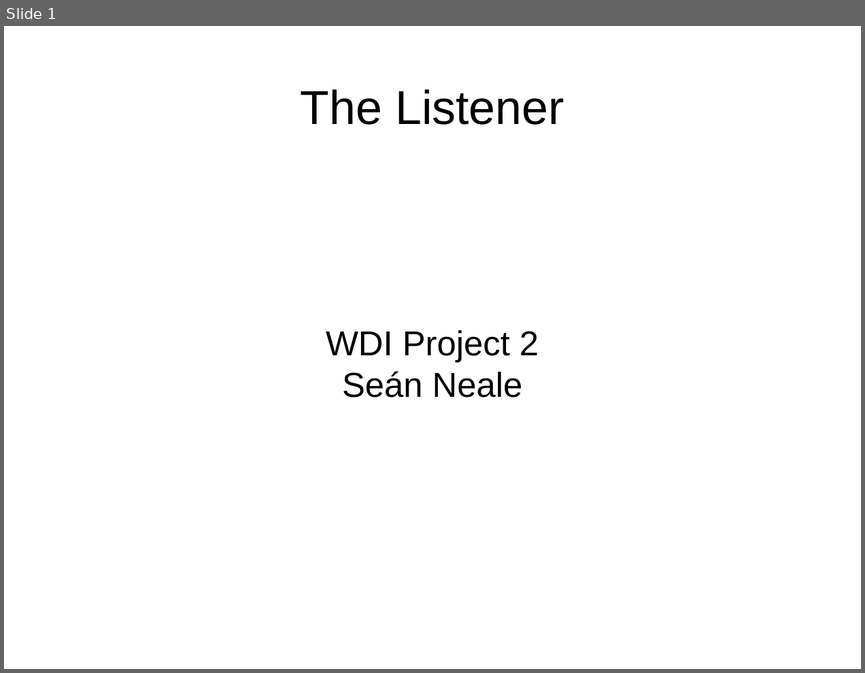
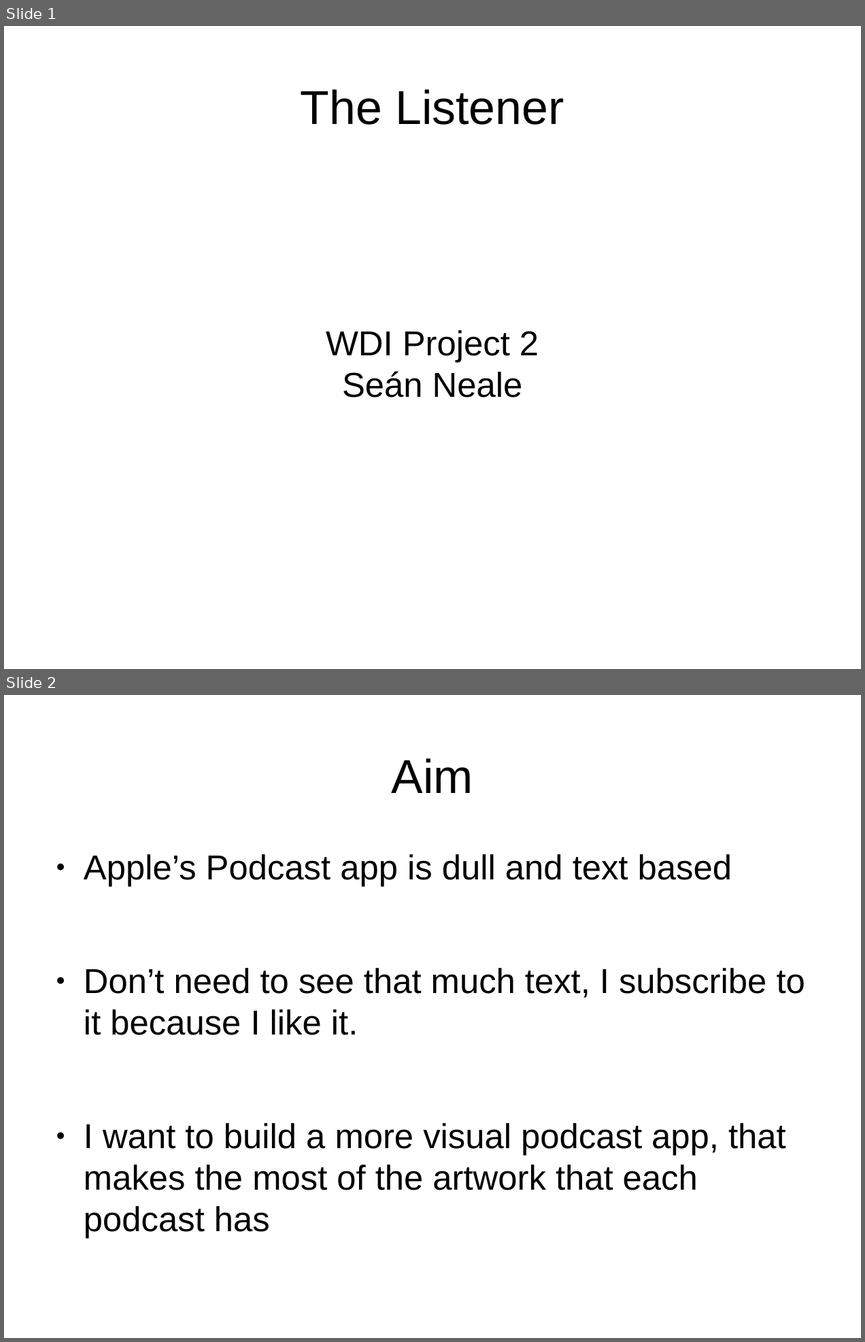
Before and after one commit to seanneale/project2-listener, a slide deck: Project 2 Presentation.odp. Shown one above the other, each under a label of ours: slide 1 before the commit, slides 1 and 2 after it. The pictures are 865x673 and 865x1342 pixels, drawn with LibreOffice and Linux fonts; fonts in the diff are those of the drawing. Boxes give left, top, right and bottom in pixels: in the first picture for what was removed or moved away, otherwise in the second. Text is boxed around its words. In the diff, an @@ line names an element or a change of style, - is before the commit and + after.

```diff
--- a/Project 2 Presentation.odp
+++ b/Project 2 Presentation.odp
@@ slide 2 added at bbox=[4, 695, 861, 1338], background #FFFFFF @@
@@ title added at bbox=[392, 758, 473, 793], 44 pt, text #000000 @@
+Aim
@@ text added at bbox=[84, 854, 805, 1232], 32 pt, text #000000 @@
+● Apple’s Podcast app is dull and text based
+● Don’t need to see that much text, I subscribe to it because I like it.
+● I want to build a more visual podcast app, that makes the most of the artwork that each podcast has
```
Also in this commit, not shown: 11 other slides added, 6 other files.
